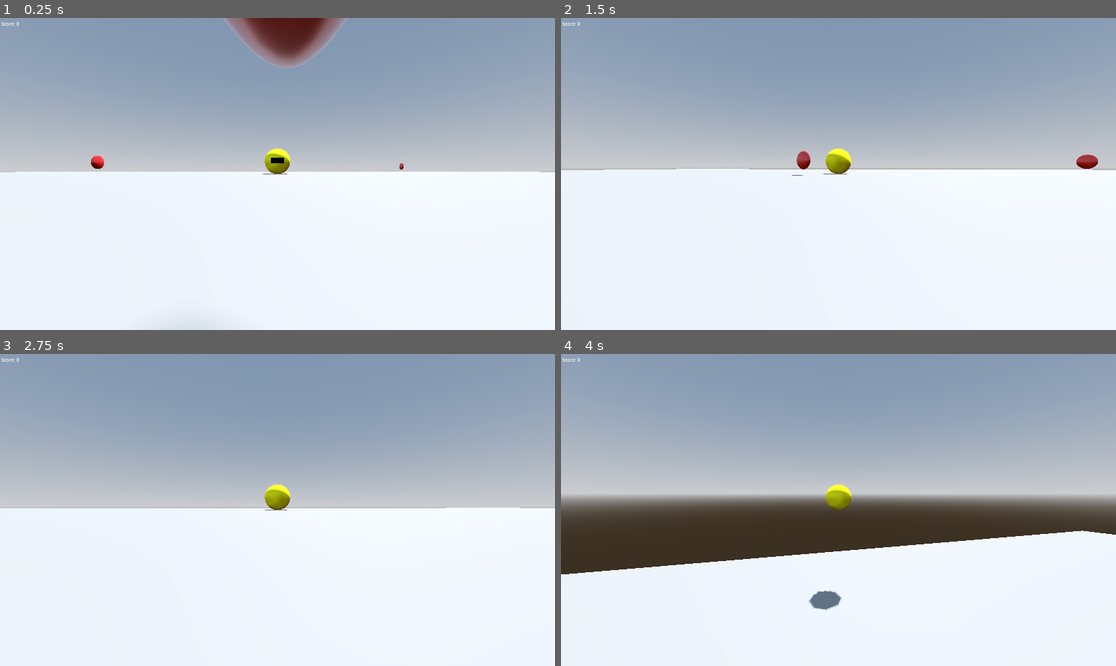
Above: before the commit, frames 1-4 (two rows, left to right).
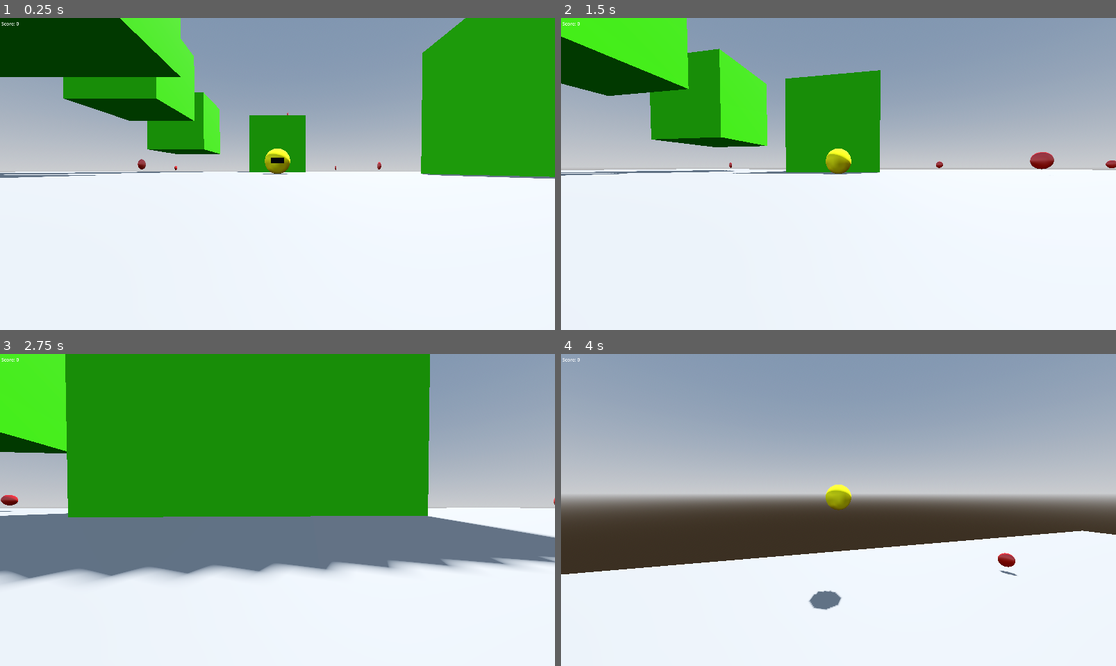
Above: after the commit, the same moments.

Repository: cliff-lilly-jean/pacman-stealth-game
Game: Godot game, scene res://scenes/world/world.tscn
The game is run twice, just before and just after one commit, with the same random seed, the same clock (stepped at 60 frames per second) and the same inputs.
Inputs (mouse positions are in pixels of both pictures, inside the frame that each line leads up to):
- Up to frame 1 (0.25 s): no input
- Up to frame 2 (1.5 s): move the mouse to (866, 174) at 0.52 s; hold W (move_forward) from 0.53 s (still down); tap Shift (dash) at 0.6 s; tap Space (jump) at 0.77 s; move the mouse to (810, 174) at 1.27 s; tap Ctrl (sprint) at 1.35 s
- Up to frame 3 (2.75 s): keep holding W (move_forward); tap Space (jump) at 1.52 s; move the mouse to (288, 503) at 2.02 s; tap Shift (dash) at 2.1 s
- Up to frame 4 (4 s): keep holding W (move_forward); move the mouse to (832, 516) at 2.77 s; tap Ctrl (sprint) at 2.85 s; tap Space (jump) at 3.02, 3.77 s; move the mouse to (877, 513) at 3.52 s; tap Shift (dash) at 3.6 s

The runs differ from the first frame. In frame 1, 27% of the frame differs, in the area x 0-100%, y 0-52%; in frame 2, 16%; in frame 3, 55%, in the area x 0-100%, y 0-74%; in frame 4, 0.1%.

Commit message:
added some structures and pellets throught the level

Diff:
--- a/scenes/world/world.tscn
+++ b/scenes/world/world.tscn
@@ -24,6 +24,9 @@
 [sub_resource type="BoxMesh" id="BoxMesh_dphjl"]
 size = Vector3(50, 1, 50)
 
+[sub_resource type="StandardMaterial3D" id="StandardMaterial3D_7capw"]
+albedo_color = Color(0.22241455, 0.8893968, 4.6205523e-06, 1)
+
 [node name="World" type="Node3D" unique_id=129840621]
 
 [node name="GameManager" type="Node" parent="." unique_id=1099293572]
@@ -54,16 +57,79 @@
 unique_name_in_owner = true
 
 [node name="Pellet" parent="Pellets" unique_id=1459063820 instance=ExtResource("2_sl2e5")]
-transform = Transform3D(1, 0, 0, 0, 1, 0, 0, 0, 1, 0, 0.9999999, -6.053056)
-
-[node name="Pellet2" parent="Pellets" unique_id=1194776434 instance=ExtResource("2_sl2e5")]
-transform = Transform3D(1, 0, 0, 0, 1, 0, 0, 0, 1, -8, 0.9999999, -1.0530558)
-
-[node name="Pellet3" parent="Pellets" unique_id=917457215 instance=ExtResource("2_sl2e5")]
-transform = Transform3D(1, 0, 0, 0, 1, 0, 0, 0, 1, 11, 0.9999999, -10.053056)
-
-[node name="Pellet4" parent="Pellets" unique_id=1851477144 instance=ExtResource("2_sl2e5")]
-transform = Transform3D(1, 0, 0, 0, 1, 0, 0, 0, 1, 0, 0.9999999, 7.946944)
+transform = Transform3D(1, 0, 0, 0, 1, 0, 0, 0, 1, 10, 5.999999, 4)
+
+[node name="Pellet2" parent="Pellets" unique_id=704711584 instance=ExtResource("2_sl2e5")]
+transform = Transform3D(1, 0, 0, 0, 1, 0, 0, 0, 1, 1, 5.999999, -12)
+
+[node name="Pellet3" parent="Pellets" unique_id=931955006 instance=ExtResource("2_sl2e5")]
+transform = Transform3D(1, 0, 0, 0, 1, 0, 0, 0, 1, -10, 7.999999, -12)
+
+[node name="Pellet4" parent="Pellets" unique_id=571837819 instance=ExtResource("2_sl2e5")]
+transform = Transform3D(1, 0, 0, 0, 1, 0, 0, 0, 1, -9, 9.999999, -5)
+
+[node name="Pellet5" parent="Pellets" unique_id=921330060 instance=ExtResource("2_sl2e5")]
+transform = Transform3D(1, 0, 0, 0, 1, 0, 0, 0, 1, -9, 9.999999, 3)
+
+[node name="Pellet6" parent="Pellets" unique_id=783370247 instance=ExtResource("2_sl2e5")]
+transform = Transform3D(1, 0, 0, 0, 1, 0, 0, 0, 1, -6, 9.999999, 7)
+
+[node name="Pellet7" parent="Pellets" unique_id=1928216749 instance=ExtResource("2_sl2e5")]
+transform = Transform3D(1, 0, 0, 0, 1, 0, 0, 0, 1, -13, 9.999999, 7)
+
+[node name="Pellet8" parent="Pellets" unique_id=923059060 instance=ExtResource("2_sl2e5")]
+transform = Transform3D(1, 0, 0, 0, 1, 0, 0, 0, 1, 2, 10.999999, 11)
+
+[node name="Pellet9" parent="Pellets" unique_id=178446252 instance=ExtResource("2_sl2e5")]
+transform = Transform3D(1, 0, 0, 0, 1, 0, 0, 0, 1, -4, 14.999999, 10)
+
+[node name="Pellet10" parent="Pellets" unique_id=692839847 instance=ExtResource("2_sl2e5")]
+transform = Transform3D(1, 0, 0, 0, 1, 0, 0, 0, 1, -4, 19, 17)
+
+[node name="Pellet11" parent="Pellets" unique_id=1110507125 instance=ExtResource("2_sl2e5")]
+transform = Transform3D(1, 0, 0, 0, 1, 0, 0, 0, 1, -1, 21, 17)
+
+[node name="Pellet12" parent="Pellets" unique_id=197481356 instance=ExtResource("2_sl2e5")]
+transform = Transform3D(1, 0, 0, 0, 1, 0, 0, 0, 1, -1, 21, 14)
+
+[node name="Pellet13" parent="Pellets" unique_id=1049485834 instance=ExtResource("2_sl2e5")]
+transform = Transform3D(1, 0, 0, 0, 1, 0, 0, 0, 1, 2, 21, 14)
+
+[node name="Pellet14" parent="Pellets" unique_id=1062444503 instance=ExtResource("2_sl2e5")]
+transform = Transform3D(1, 0, 0, 0, 1, 0, 0, 0, 1, 2, 21, 17)
+
+[node name="Pellet15" parent="Pellets" unique_id=1426172372 instance=ExtResource("2_sl2e5")]
+transform = Transform3D(1, 0, 0, 0, 1, 0, 0, 0, 1, 8, 3, 16)
+
+[node name="Pellet16" parent="Pellets" unique_id=1556679070 instance=ExtResource("2_sl2e5")]
+transform = Transform3D(1, 0, 0, 0, 1, 0, 0, 0, 1, -8, 1, -4)
+
+[node name="Pellet17" parent="Pellets" unique_id=1865444668 instance=ExtResource("2_sl2e5")]
+transform = Transform3D(1, 0, 0, 0, 1, 0, 0, 0, 1, -8, 1, 6)
+
+[node name="Pellet18" parent="Pellets" unique_id=358142750 instance=ExtResource("2_sl2e5")]
+transform = Transform3D(1, 0, 0, 0, 1, 0, 0, 0, 1, 20, 1, 6)
+
+[node name="Pellet19" parent="Pellets" unique_id=1049394370 instance=ExtResource("2_sl2e5")]
+transform = Transform3D(1, 0, 0, 0, 1, 0, 0, 0, 1, 20, 1, -19)
+
+[node name="Pellet20" parent="Pellets" unique_id=1493788677 instance=ExtResource("2_sl2e5")]
+transform = Transform3D(1, 0, 0, 0, 1, 0, 0, 0, 1, 20, 1, -8)
+
+[node name="Pellet21" parent="Pellets" unique_id=406863472 instance=ExtResource("2_sl2e5")]
+transform = Transform3D(1, 0, 0, 0, 1, 0, 0, 0, 1, 8, 1, -8)
+
+[node name="Pellet22" parent="Pellets" unique_id=1993755724 instance=ExtResource("2_sl2e5")]
+transform = Transform3D(1, 0, 0, 0, 1, 0, 0, 0, 1, 8, 1, -20)
+
+[node name="Pellet23" parent="Pellets" unique_id=1254788952 instance=ExtResource("2_sl2e5")]
+transform = Transform3D(1, 0, 0, 0, 1, 0, 0, 0, 1, -14, 1, -20)
+
+[node name="Pellet24" parent="Pellets" unique_id=966007176 instance=ExtResource("2_sl2e5")]
+transform = Transform3D(1, 0, 0, 0, 1, 0, 0, 0, 1, -14, 1, 20)
+
+[node name="Pellet25" parent="Pellets" unique_id=2127464229 instance=ExtResource("2_sl2e5")]
+transform = Transform3D(1, 0, 0, 0, 1, 0, 0, 0, 1, 21, 1, 20)
 
 [node name="UI" type="Node" parent="." unique_id=1512463135]
 
@@ -85,3 +151,80 @@
 [node name="Score" parent="UI/Control/MarginContainer" unique_id=647885442 instance=ExtResource("3_1fp7r")]
 unique_name_in_owner = true
 layout_mode = 2
+
+[node name="Structures" type="Node3D" parent="." unique_id=1230133120]
+
+[node name="CSGBox3D" type="CSGBox3D" parent="Structures" unique_id=1554184099]
+transform = Transform3D(1, 0, 0, 0, 1, 0, 0, 0, 1, 0, 10.5, 15.506893)
+size = Vector3(5, 20, 5)
+material = SubResource("StandardMaterial3D_7capw")
+
+[node name="CSGBox3D2" type="CSGBox3D" parent="Structures" unique_id=469941719]
+transform = Transform3D(1, 0, 0, 0, 1, 0, 0, 0, 1, 0, 3, -12.493107)
+size = Vector3(5, 5, 5)
+material = SubResource("StandardMaterial3D_7capw")
+
+[node name="CSGBox3D3" type="CSGBox3D" parent="Structures" unique_id=1557901978]
+transform = Transform3D(1, 0, 0, 0, 1, 0, 0, 0, 1, -9, 5, -12.493107)
+size = Vector3(5, 5, 5)
+material = SubResource("StandardMaterial3D_7capw")
+
+[node name="CSGBox3D4" type="CSGBox3D" parent="Structures" unique_id=185745414]
+transform = Transform3D(1, 0, 0, 0, 1, 0, 0, 0, 1, -9, 7, -5.493107)
+size = Vector3(5, 5, 5)
+material = SubResource("StandardMaterial3D_7capw")
+
+[node name="CSGBox3D5" type="CSGBox3D" parent="Structures" unique_id=1608435492]
+transform = Transform3D(1, 0, 0, 0, 1, 0, 0, 0, 1, -9, 7, 4.506893)
+size = Vector3(10, 5, 10)
+material = SubResource("StandardMaterial3D_7capw")
+
+[node name="CSGBox3D6" type="CSGBox3D" parent="Structures" unique_id=935037163]
+transform = Transform3D(1, 0, 0, 0, 1, 0, 0, 0, 1, 11, 2.9999995, 4.506893)
+size = Vector3(10, 5, 10)
+material = SubResource("StandardMaterial3D_7capw")
+
+[node name="CSGBox3D7" type="CSGBox3D" parent="Structures" unique_id=316163177]
+transform = Transform3D(1, 0, 0, 0, 1, 0, 0, 0, 1, 8, 1.5, 16.506893)
+size = Vector3(2, 2, 2)
+material = SubResource("StandardMaterial3D_7capw")
+
+[node name="CSGBox3D8" type="CSGBox3D" parent="Structures" unique_id=42083014]
+transform = Transform3D(1, 0, 0, 0, 1, 0, 0, 0, 1, 5, 3.5, 16.506893)
+size = Vector3(2, 2, 2)
+material = SubResource("StandardMaterial3D_7capw")
+
+[node name="CSGBox3D9" type="CSGBox3D" parent="Structures" unique_id=95834021]
+transform = Transform3D(1, 0, 0, 0, 1, 0, 0, 0, 1, 5, 5.5, 13.506893)
+size = Vector3(2, 2, 2)
+material = SubResource("StandardMaterial3D_7capw")
+
+[node name="CSGBox3D10" type="CSGBox3D" parent="Structures" unique_id=1063052697]
+transform = Transform3D(1, 0, 0, 0, 1, 0, 0, 0, 1, 5, 7.5, 10.506893)
+size = Vector3(2, 2, 2)
+material = SubResource("StandardMaterial3D_7capw")
+
+[node name="CSGBox3D11" type="CSGBox3D" parent="Structures" unique_id=70050743]
+transform = Transform3D(1, 0, 0, 0, 1, 0, 0, 0, 1, 2, 9.5, 10.506893)
+size = Vector3(2, 2, 2)
+material = SubResource("StandardMaterial3D_7capw")
+
+[node name="CSGBox3D12" type="CSGBox3D" parent="Structures" unique_id=1365720337]
+transform = Transform3D(1, 0, 0, 0, 1, 0, 0, 0, 1, -1, 11.5, 10.506893)
+size = Vector3(2, 2, 2)
+material = SubResource("StandardMaterial3D_7capw")
+
+[node name="CSGBox3D13" type="CSGBox3D" parent="Structures" unique_id=1100789308]
+transform = Transform3D(1, 0, 0, 0, 1, 0, 0, 0, 1, -4, 13.5, 10.506893)
+size = Vector3(2, 2, 2)
+material = SubResource("StandardMaterial3D_7capw")
+
+[node name="CSGBox3D14" type="CSGBox3D" parent="Structures" unique_id=945561744]
+transform = Transform3D(1, 0, 0, 0, 1, 0, 0, 0, 1, -4, 15.5, 13.506893)
+size = Vector3(2, 2, 2)
+material = SubResource("StandardMaterial3D_7capw")
+
+[node name="CSGBox3D15" type="CSGBox3D" parent="Structures" unique_id=556001340]
+transform = Transform3D(1, 0, 0, 0, 1, 0, 0, 0, 1, -4, 17.5, 16.506893)
+size = Vector3(2, 2, 2)
+material = SubResource("StandardMaterial3D_7capw")
